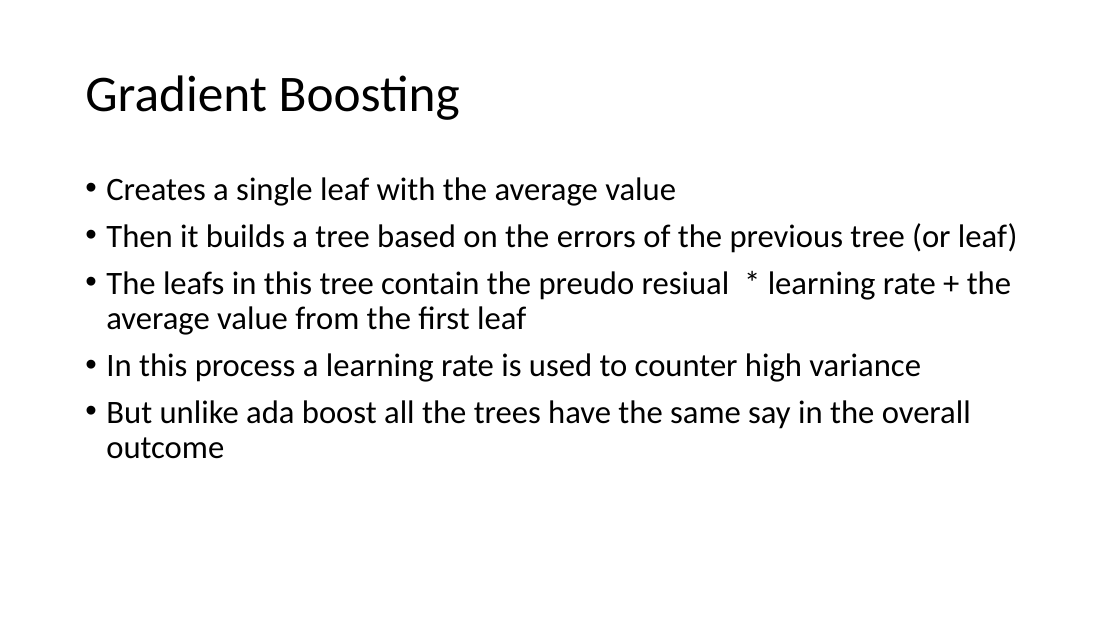
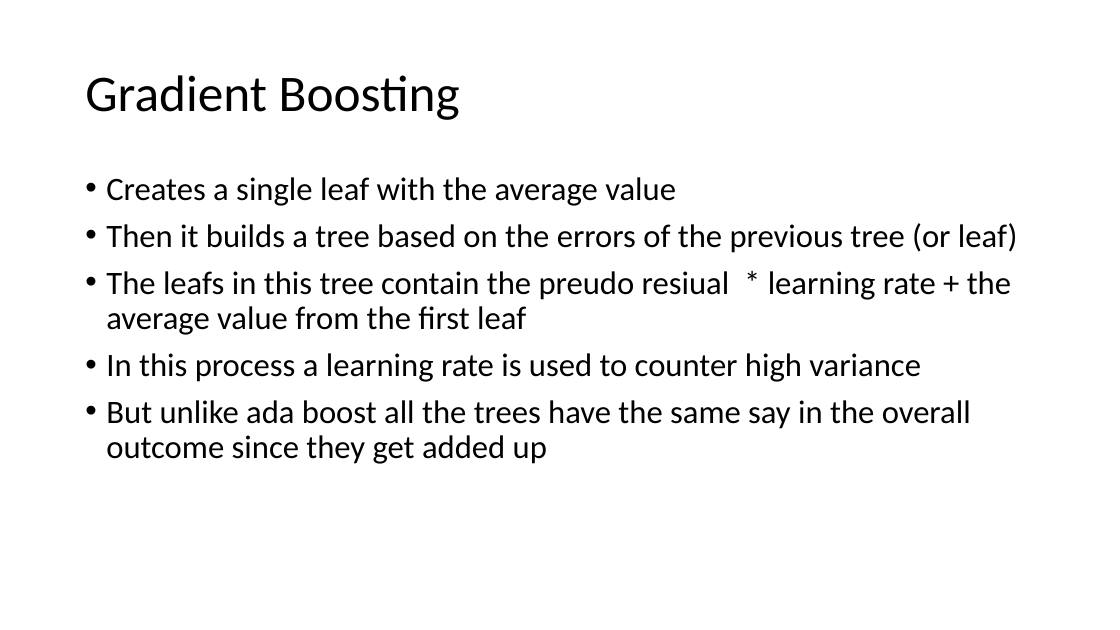
Before and after one commit to StephanSte/MLB_2021, a slide deck: slide 2 of AIE ADA Boosting/ADA Boosting.pptx. Drawn at 1120x630 pixels with LibreOffice and Linux fonts; fonts in the diff are those of the drawing. Boxes give left, top, right and bottom in pixels: in the first picture for what was removed or moved away, otherwise in the second. Text is boxed around its words. In the diff, an @@ line names an element or a change of style, - is before the commit and + after.

```diff
--- a/AIE ADA Boosting/ADA Boosting.pptx
+++ b/AIE ADA Boosting/ADA Boosting.pptx
@@ text at [106,400,971,464]: text changed @@
-• But unlike ada boost all the trees have the same say in the overall outcome
+• But unlike ada boost all the trees have the same say in the overall outcome since they get added up
```
Also in this commit, not shown: 4 other files.
